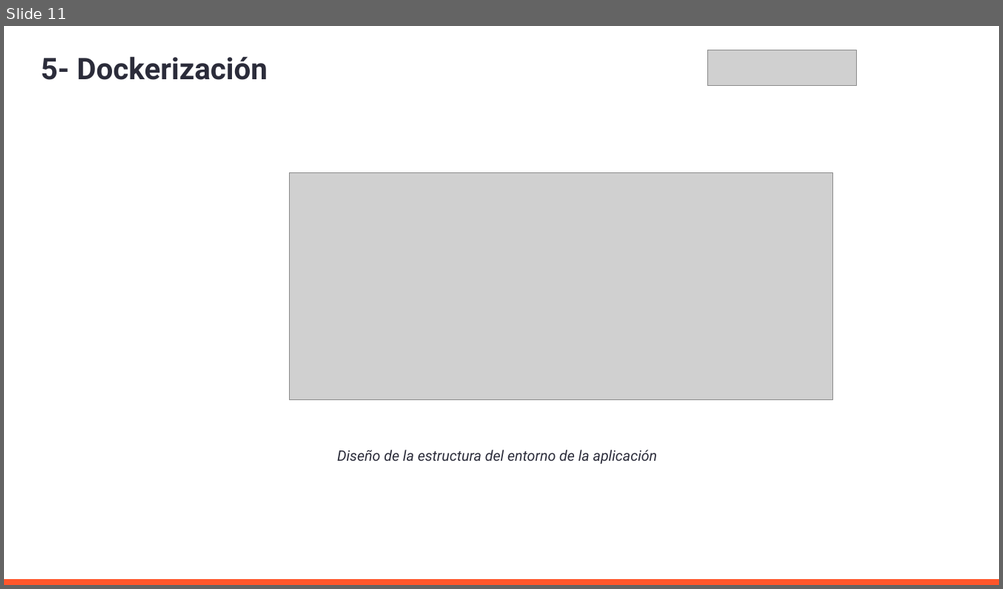
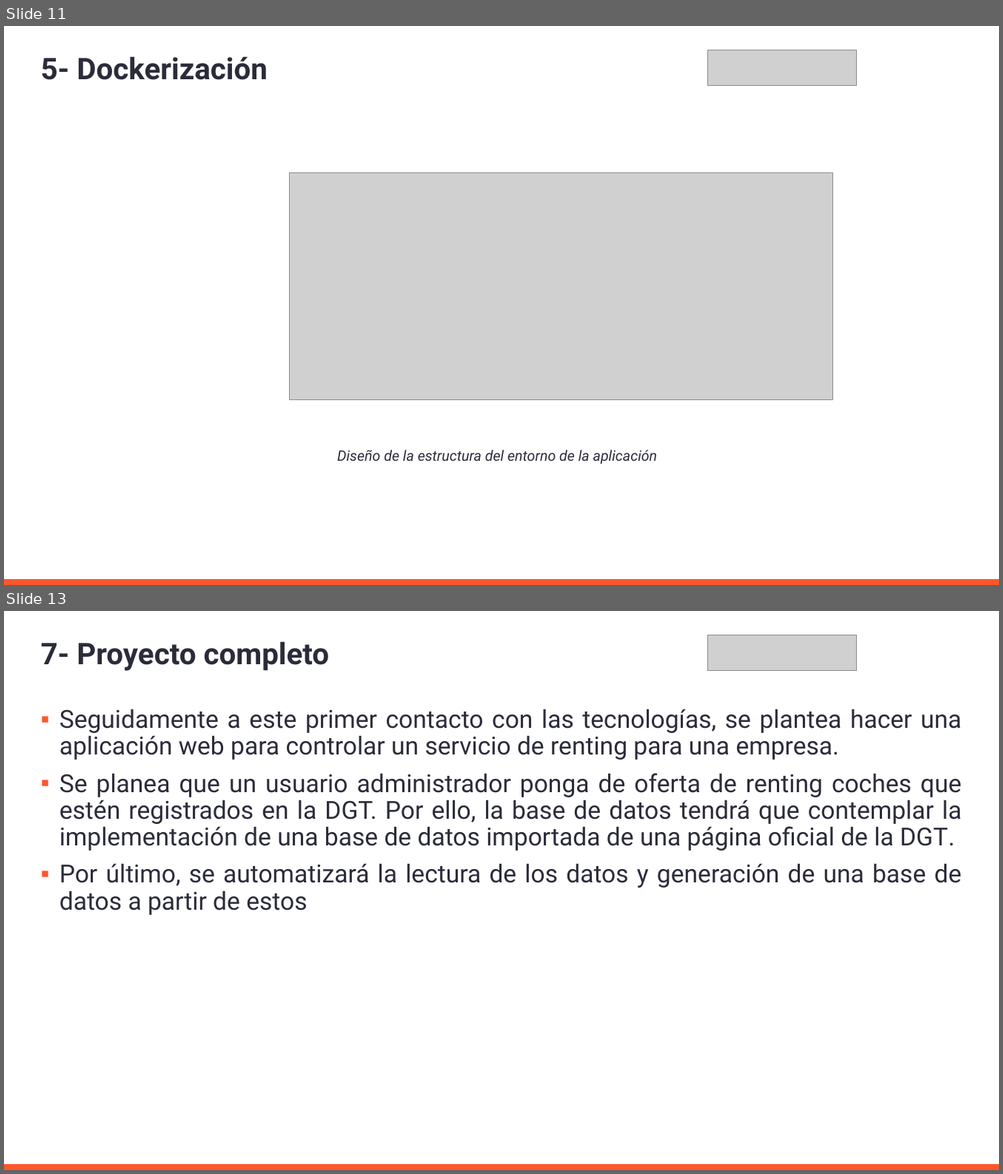
Before and after one commit to AleMedinaGarc/DotnetAPI-Practice, a slide deck: IniciacionDePracticasExternas.pptx. Shown one above the other, each under a label of ours: slide 11 before the commit, slides 11 and 13 after it; the slides between them are not shown. The pictures are 1003x589 and 1003x1174 pixels, drawn with LibreOffice and Linux fonts; fonts in the diff are those of the drawing; grey boxes stand for pictures; background and template pictures are left out. Boxes give left, top, right and bottom in pixels: in the first picture for what was removed or moved away, otherwise in the second. Text is boxed around its words. In the diff, an @@ line names an element or a change of style, - is before the commit and + after.

```diff
--- a/IniciacionDePracticasExternas.pptx
+++ b/IniciacionDePracticasExternas.pptx
@@ slide 13 added at box(4, 611, 999, 1170), background #FFFFFF; not listed: 1 template element that a slide beside it also shows @@
@@ title added at box(41, 641, 330, 671), 28.8 pt, text #2B2C3A, bold @@
+7- Proyecto completo
@@ picture added at box(708, 635, 856, 671) @@
@@ text added at box(60, 709, 962, 915), 24 pt, text #2B2C3A @@
+▪ Seguidamente a este primer contacto con las tecnologías, se plantea hacer una aplicación web para controlar un servicio de renting para una empresa.
+▪ Se planea que un usuario administrador ponga de oferta de renting coches que estén registrados en la DGT. Por ello, la base de datos tendrá que contemplar la implementación de una base de datos importada de una página oficial de la DGT.
+▪ Por último, se automatizará la lectura de los datos y generación de una base de datos a partir de estos
```
Also in this commit, not shown: 2 slides changed, 1 other slide added, 1 slide removed, 1 other file.
